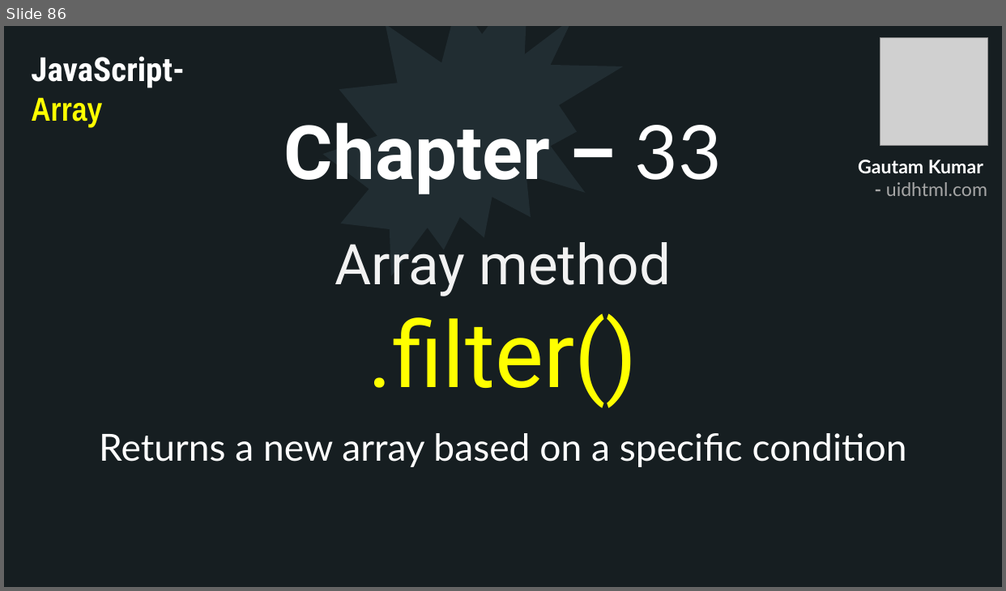
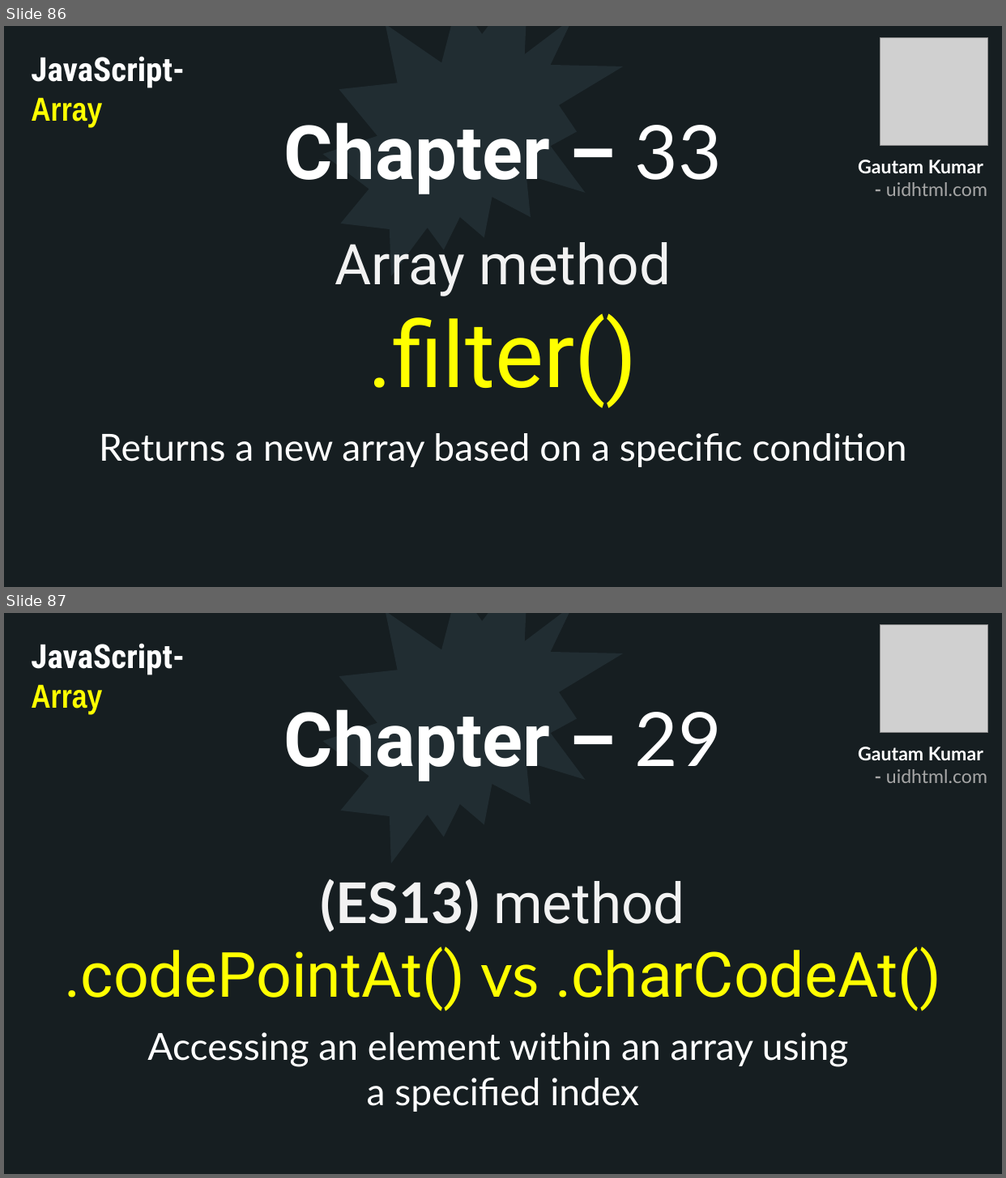
Before and after one commit to uidhtml/javascript-tutorials, a slide deck: Javascript Tutorials.pptx. Shown one above the other, each under a label of ours: slide 86 before the commit, slides 86 and 87 after it. The pictures are 1006x591 and 1006x1178 pixels, drawn with LibreOffice and Linux fonts; fonts in the diff are those of the drawing; grey boxes stand for pictures. Boxes give left, top, right and bottom in pixels: in the first picture for what was removed or moved away, otherwise in the second. Text is boxed around its words. In the diff, an @@ line names an element or a change of style, - is before the commit and + after.

Commit message:
Added chapter 29

```diff
--- a/Javascript Tutorials.pptx
+++ b/Javascript Tutorials.pptx
@@ slide 87 added at (x1=4, y1=613, x2=1002, y2=1174), background #2C3C43; not listed: 10 template elements that a slide beside it also shows @@
@@ rectangle added at (x1=4, y1=613, x2=1002, y2=1174), fill #161E22 @@
@@ irregular seal added at (x1=323, y1=613, x2=623, y2=863), fill #212D32 @@
@@ picture added at (x1=880, y1=625, x2=988, y2=733) @@
@@ text added at (x1=31, y1=643, x2=185, y2=714), 32 pt, text #FFFFFF, bold @@
+JavaScript- Array
@@ title added at (x1=284, y1=709, x2=722, y2=781), 72 pt, text #FFFFFF, bold @@
+Chapter – 29
@@ text added at (x1=858, y1=747, x2=987, y2=783), 18 pt, text #A6A6A6, bold @@
+Gautam Kumar
+- uidhtml.com
@@ text added at (x1=65, y1=879, x2=941, y2=1011), 60 pt, text #FFFF00 @@
+(ES13) method
+.codePointAt() vs .charCodeAt()
@@ text added at (x1=147, y1=1033, x2=849, y2=1112), 36 pt, text #FFFFFF @@
+Accessing an element within an array using
+a specified index
```
Also in this commit, not shown: 1 slide changed, 6 other files.
